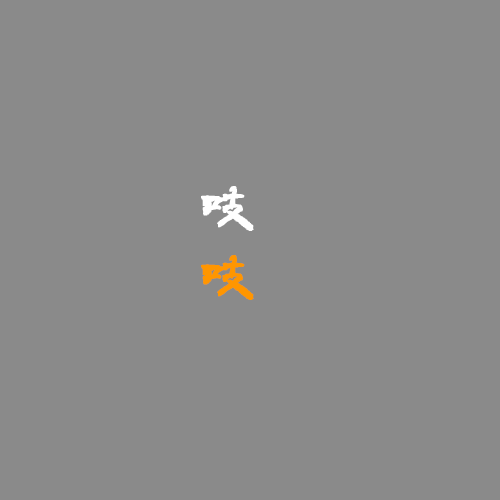
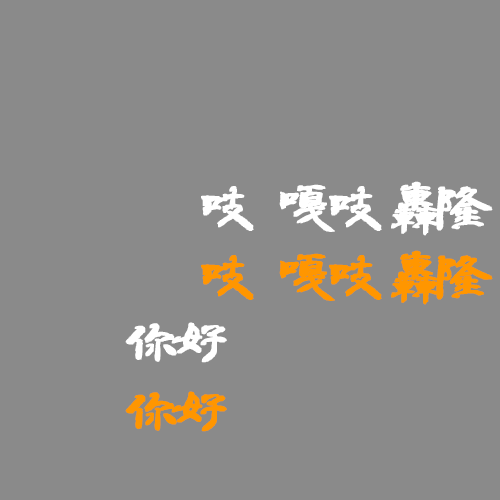
Before/after of a 500×500 layered artwork. What changed in the layer stack:
added layer "ghost" (1st of 2) above "ghost" over 125, 391, 227, 432
added layer "ghost" (2nd of 2) above "thunder" over 125, 322, 227, 363
added layer "thunder" (1st of 2) above "thunder" over 391, 250, 493, 305
added layer "thunder" (2nd of 2) above "window" over 391, 181, 493, 236
added layer "window" (1st of 2) above "window" over 279, 253, 382, 301
added layer "window" (2nd of 2) above "吱" over 279, 184, 382, 232
